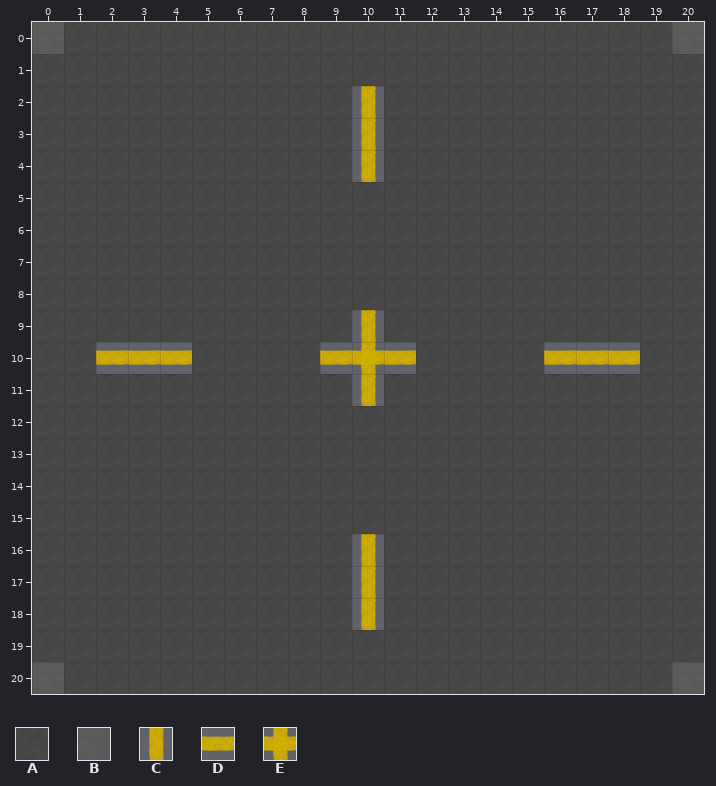
Tiled map: Map/Streets/street_4.tmx. This is how it looked before the edit.
Cells are 32x32 px. Shown: x 0..20, y 0..20.
Key: from "tileset_gen4": A 0, B 15, C 16, D 17, E 18.
_ is an empty cell, # one hidden under a higher layer.
Layer "street_asphalt" before, first column x 0:
 0 #AAAAAAAAAAAAAAAAAAA#
 1 AAAAAAAAAAAAAAAAAAAAA
 2 AAAAAAAAAACAAAAAAAAAA
 3 AAAAAAAAAACAAAAAAAAAA
 4 AAAAAAAAAACAAAAAAAAAA
 5 AAAAAAAAAAAAAAAAAAAAA
 6 AAAAAAAAAAAAAAAAAAAAA
 7 AAAAAAAAAAAAAAAAAAAAA
 8 AAAAAAAAAAAAAAAAAAAAA
 9 AAAAAAAAAACAAAAAAAAAA
10 AADDDAAAADEDAAAADDDAA
11 AAAAAAAAAACAAAAAAAAAA
12 AAAAAAAAAAAAAAAAAAAAA
13 AAAAAAAAAAAAAAAAAAAAA
14 AAAAAAAAAAAAAAAAAAAAA
15 AAAAAAAAAAAAAAAAAAAAA
16 AAAAAAAAAACAAAAAAAAAA
17 AAAAAAAAAACAAAAAAAAAA
18 AAAAAAAAAACAAAAAAAAAA
19 AAAAAAAAAAAAAAAAAAAAA
20 #AAAAAAAAAAAAAAAAAAA#
Now the later version:
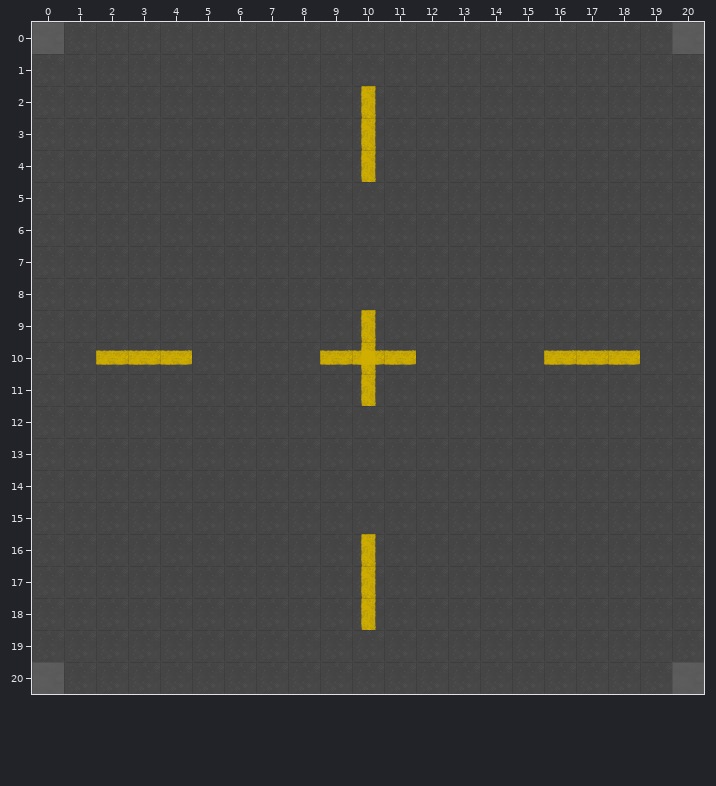
See-through tiles are keyed as they look on the map.
Change:
Changed rows in their new state; . is an unchanged cell.
Layer "street_asphalt":
first column x 10:
 2 A
 3 A
 4 A
first column x 2:
 9 ........A........
10 AAA....AAA....AAA
11 ........A........
first column x 10:
16 A
17 A
18 A
Layer "street_signs":
first column x 10:
 2 C
 3 C
 4 C
first column x 2:
 9 ........C........
10 DDD....DED....DDD
11 ........C........
first column x 10:
16 C
17 C
18 C
Pixel boxes of the changes (left, top, right, bottom) in both pictures:
changed: (352, 86, 384, 182)
changed: (320, 310, 416, 406)
changed: (96, 342, 192, 374)
changed: (544, 342, 640, 374)
changed: (352, 534, 384, 630)
